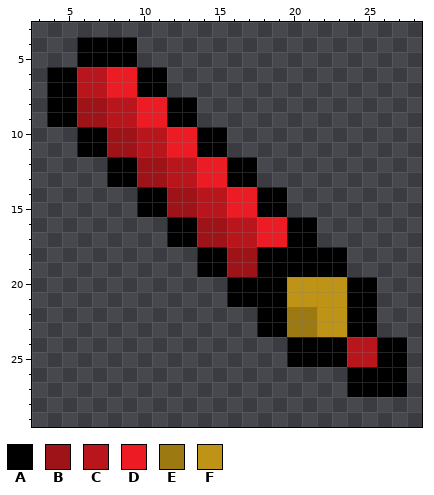
Two versions of one pixel-art sprite, bin/main/items/supersword.png. Above, as it was before the edit.
The file is 32x32 pixels. Shown: x 3..28, y 3..29.
Palette (. is transparent): A #000000  B #9e1318  C #b8161c  D #ed1c24  E #9d7912  F #bf9316
Pixels before, first column x 4:
 4 ..AAAA..................
 5 ..AAAA..................
 6 AACCDDAA................
 7 AACCDDAA................
 8 AABBCCDDAA..............
 9 AABBCCDDAA..............
10 ..AABBCCDDAA............
11 ..AABBCCDDAA............
12 ....AABBCCDDAA..........
13 ....AABBCCDDAA..........
14 ......AABBCCDDAA........
15 ......AABBCCDDAA........
16 ........AABBCCDDAA......
17 ........AABBCCDDAA......
18 ..........AABBAAAAAA....
19 ..........AABBAAAAAA....
20 ............AAAAFFFFAA..
21 ............AAAAFFFFAA..
22 ..............AAEEFFAA..
23 ..............AAEEFFAA..
24 ................AAAACCAA
25 ................AAAACCAA
26 ....................AAAA
27 ....................AAAA
After the commit:
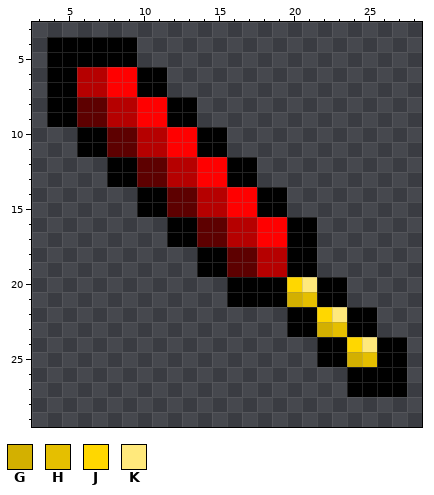
Colours new in this view: G #d3b000  H #e5bf00  J #ffd700  K #ffe97c
Edits made:
colour B: #9e1318 -> #5d0000
colour C: #b8161c -> #b60000
colour D: #ed1c24 -> #ff0000
y 4..5: x 4..5 .. -> AA
y 18..19: x 18..19 AA -> CC; x 22..23 AA -> ..
y 20: x 20..25 FFFFAA -> JKAA..
y 21: x 20..25 FFFFAA -> GHAA..
y 22: x 18..23 AAEEFF -> ..AAJK
y 23: x 18..23 AAEEFF -> ..AAGH
y 24: x 20..21 AA -> ..; x 24..25 CC -> JK
y 25: x 20..21 AA -> ..; x 24..25 CC -> GH
Changed places in both pictures, as pixel boxes (x1, y1, x2, y2):
changed: (47, 37, 377, 367)
